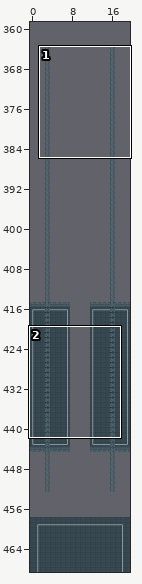
Tiled map: maps/second_stage.tmx. Above: a wide view before the commit, with the close-up outlined.
Close-up. As it was:
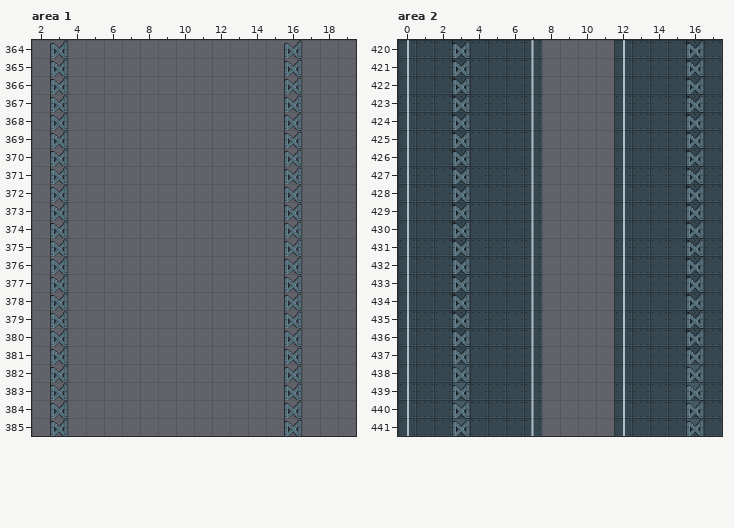
Cells are 32x32 px. Shown: area 1 x 2..19, y 364..385; area 2 x 0..17, y 420..441. The commit also changed other parts of the map, which this record leaves out. Tiles whose own drawing changed are shown in their newer look in all pictures.
After:
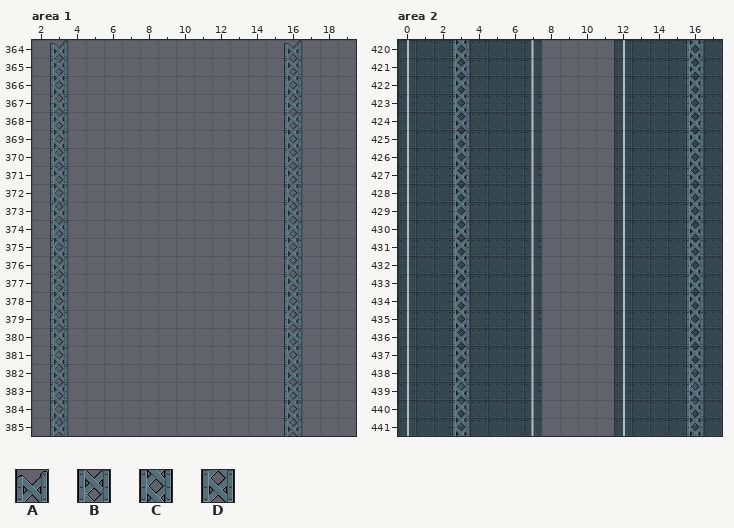
Key: from "hangar_tiles": A 5, B 7, C 14, D 21 "rtank".
_ is an empty cell.
Difference:
Layer "shadow", area 1:
Tile A becomes tile B in row 365 at x 3 and 16; in row 368 at x 3 and 16; in row 371 at x 3 and 16; in row 374 at x 3 and 16; in row 377 at x 3 and 16; in row 380 at x 3 and 16.
Tile A becomes tile B in row 383 at x 3 and 16.
Tile A becomes tile C in row 366 at x 3 and 16; in row 369 at x 3 and 16; in row 372 at x 3 and 16; in row 375 at x 3 and 16; in row 378 at x 3 and 16; in row 381 at x 3 and 16.
Tile A becomes tile C in row 384 at x 3 and 16.
Tile A becomes tile D in row 367 at x 3 and 16; in row 370 at x 3 and 16; in row 373 at x 3 and 16; in row 376 at x 3 and 16; in row 379 at x 3 and 16; in row 382 at x 3 and 16.
Tile A becomes tile D in row 385 at x 3 and 16.
Layer "shadow", area 2:
Tile A becomes tile B in row 422 at x 3 and 16; in row 425 at x 3 and 16; in row 428 at x 3 and 16; in row 431 at x 3 and 16; in row 434 at x 3 and 16; in row 437 at x 3 and 16.
Tile A becomes tile B in row 440 at x 3 and 16.
Tile A becomes tile C in row 420 at x 3 and 16; in row 423 at x 3 and 16; in row 426 at x 3 and 16; in row 429 at x 3 and 16; in row 432 at x 3 and 16; in row 435 at x 3 and 16.
Tile A becomes tile C in row 438 at x 3 and 16; in row 441 at x 3 and 16.
Tile A becomes tile D in row 421 at x 3 and 16; in row 424 at x 3 and 16; in row 427 at x 3 and 16; in row 430 at x 3 and 16; in row 433 at x 3 and 16; in row 436 at x 3 and 16.
Tile A becomes tile D in row 439 at x 3 and 16.
Changed places in both close-ups, as pixel boxes (x1, y1, x2, y2):
changed: (50, 58, 68, 423)
changed: (284, 58, 302, 423)
changed: (452, 40, 470, 436)
changed: (686, 40, 704, 436)
